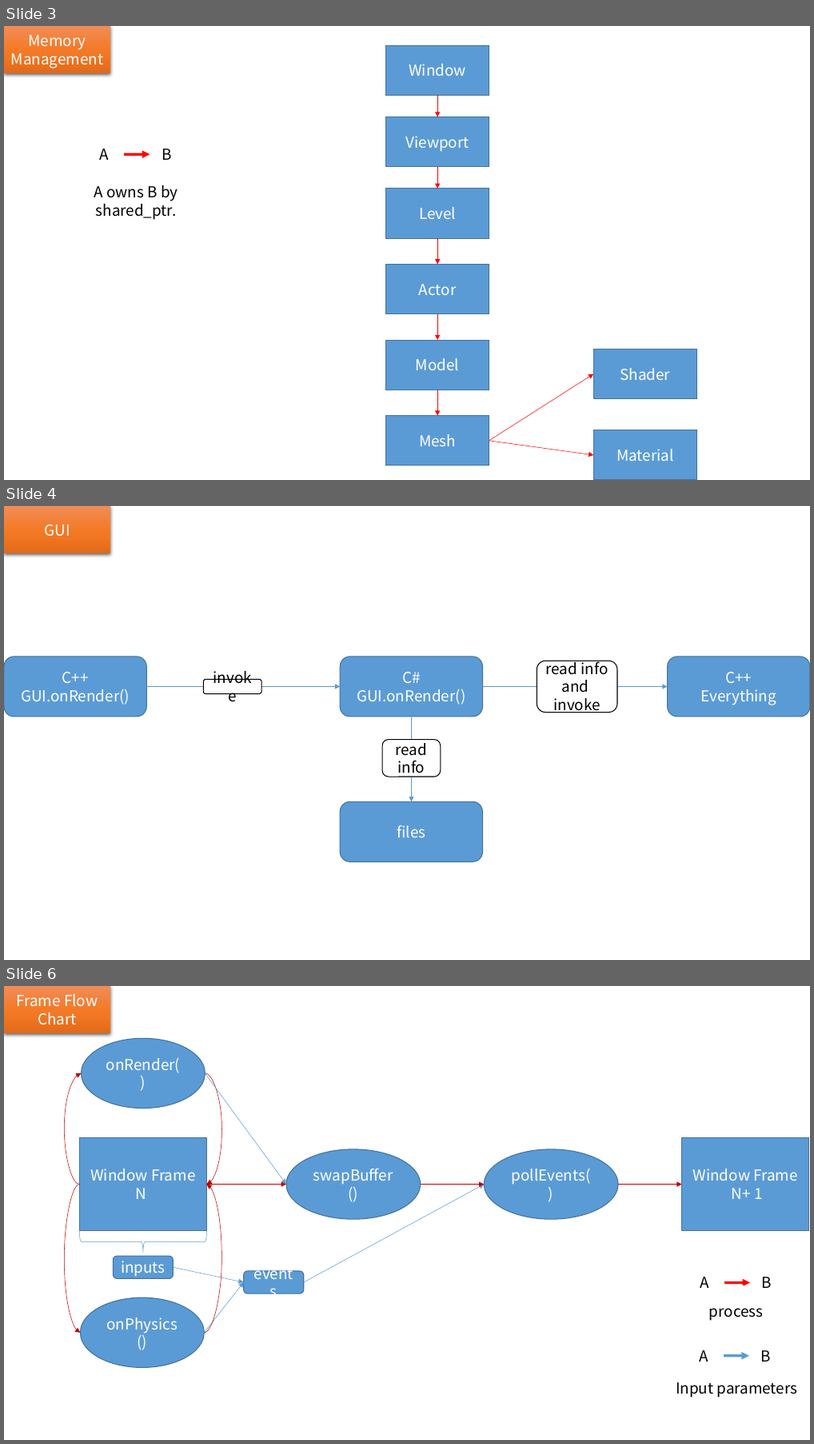
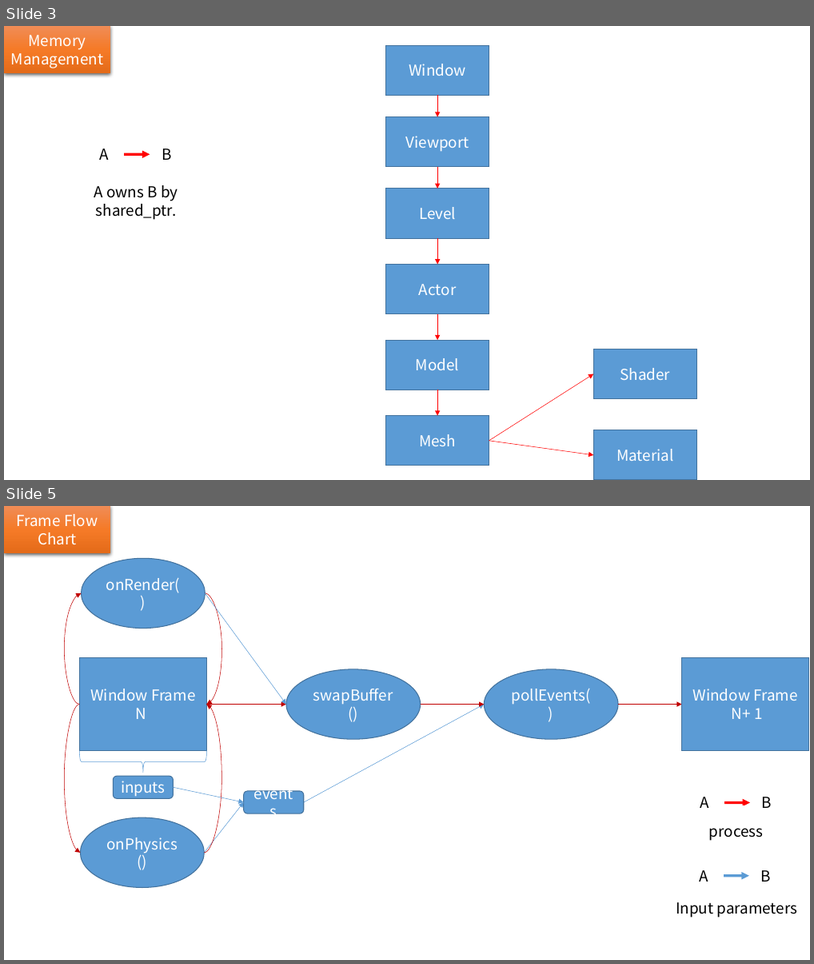
Before and after one commit to huangshansong/Hazel, a slide deck: 架构.pptx. Shown one above the other, each under a label of ours: slides 3, 4 and 6 before the commit, slides 3 and 5 after it; the slides between them are not shown. The pictures are 814x1444 and 814x964 pixels, drawn with LibreOffice and Linux fonts; fonts in the diff are those of the drawing. Boxes give left, top, right and bottom in pixels: in the first picture for what was removed or moved away, otherwise in the second. Text is boxed around its words. In the diff, an @@ line names an element or a change of style, - is before the commit and + after.

```diff
--- a/架构.pptx
+++ b/架构.pptx
@@ slide 4 removed at [4,506,810,960], background #FFFFFF @@
@@ rectangle removed at [4,506,110,553] @@
-GUI
@@ rounded rectangle removed at [4,656,146,716] @@
-C++
-GUI.onRender()
@@ rounded rectangle removed at [340,656,483,716] @@
-C#
-GUI.onRender()
@@ rounded rectangle removed at [537,661,618,712] @@
-read info and
-invoke
@@ rounded rectangle removed at [668,656,810,716] @@
-C++
-Everything
@@ arrow removed from (146, 686) to (340, 686) @@
@@ rounded rectangle removed at [204,679,262,693] @@
-invoke
@@ arrow removed from (483, 686) to (668, 686) @@
@@ arrow removed from (412, 716) to (412, 801) @@
@@ rounded rectangle removed at [382,740,441,777] @@
-read info
@@ rounded rectangle removed at [340,801,483,861] @@
-files
@@ what was slide 6 is now slide 5 @@
```
Also in this commit, not shown: 1 slide changed.
